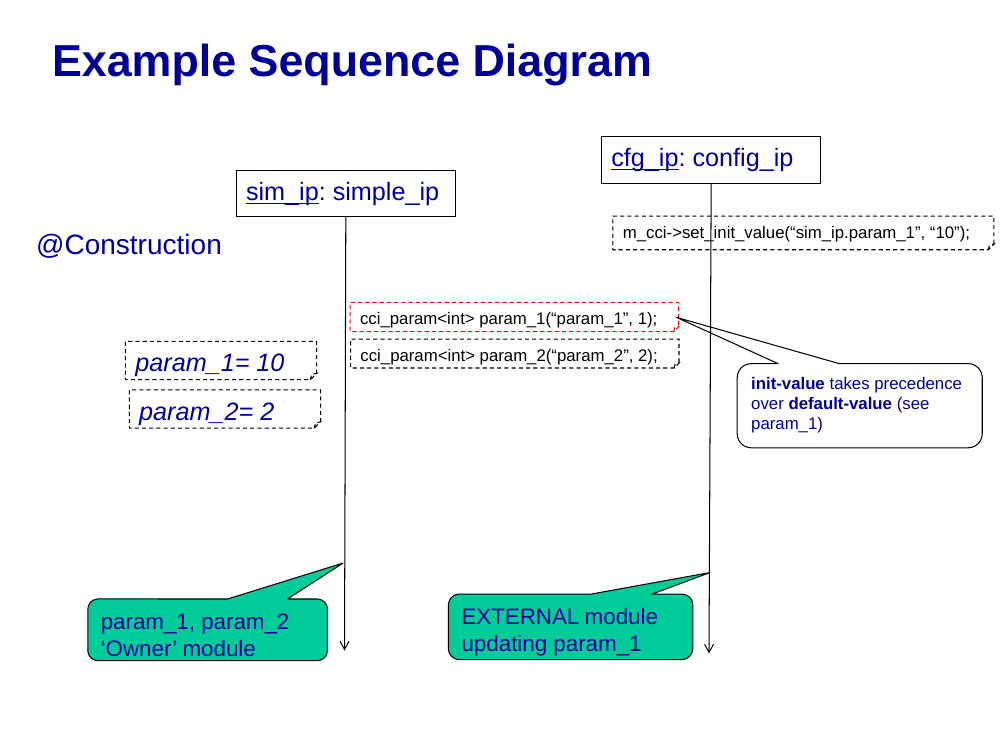
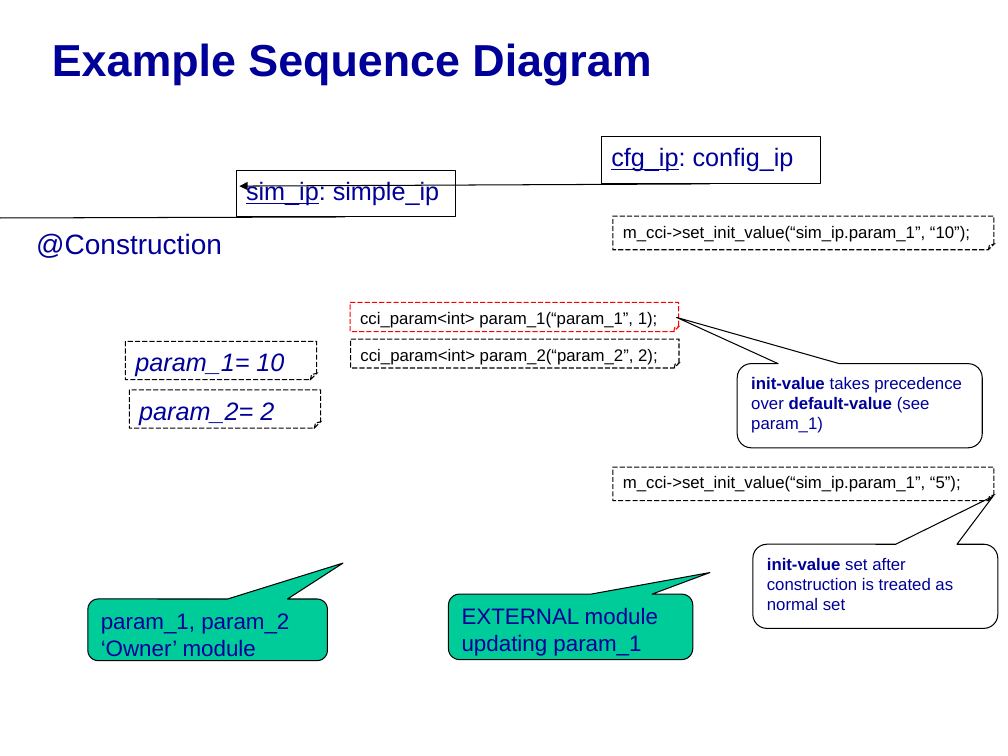
Before and after one commit to accellera-official/cci, a slide deck: slide 3 of examples/ex05_Default_and_Initial_Value/docs/ex05_Default_and_Initial_Value.ppt. Drawn at 1008x756 pixels with LibreOffice and Linux fonts; fonts in the diff are those of the drawing; background and template pictures are left out. Boxes give left, top, right and bottom in pixels: in the first picture for what was removed or moved away, otherwise in the second. Text is boxed around its words. In the diff, an @@ line names an element or a change of style, - is before the commit and + after.

Commit message:
add set_initial_cci_value test after construcntion which is treated as normal set

```diff
--- a/examples/ex05_Default_and_Initial_Value/docs/ex05_Default_and_Initial_Value.ppt
+++ b/examples/ex05_Default_and_Initial_Value/docs/ex05_Default_and_Initial_Value.ppt
@@ arrow moved from (712, 183) - (709, 653) to (710, 183) - (239, 186) @@
@@ arrow (710, 183) - (239, 186): arrowheads changed @@
@@ arrow moved from (346, 217) - (345, 650) to (345, 217) - (0, 219) @@
@@ arrow (345, 217) - (0, 219): arrowheads changed @@
@@ folded corner "m_cci->set_init_value(“sim_ip.param_1”, “10”);" at box(613, 216, 994, 249): outline #000000 0.74 pt dashed to #000000 0.74 pt @@
@@ folded corner added at box(613, 467, 994, 500), outline #000000 0.74 pt, 12 pt, text #000000 @@
+m_cci->set_init_value(“sim_ip.param_1”, “5”);
@@ rounded speech box added at box(753, 544, 998, 629), outline #000000 0.74 pt, 12 pt, text #000099 @@
+init-value set after construction is treated as normal set
```
Also in this commit, not shown: 4 other slides changed, 2 other files.
